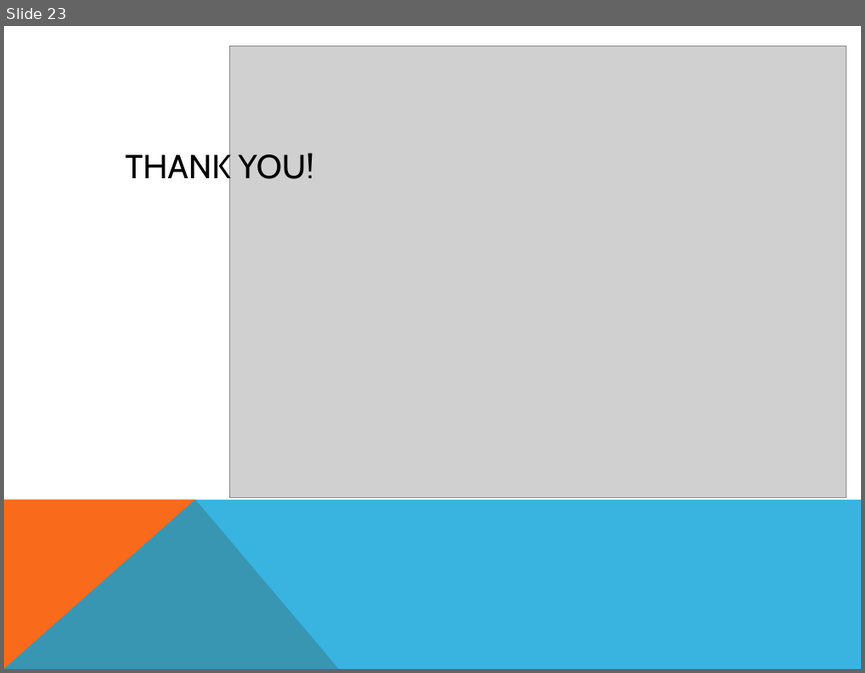
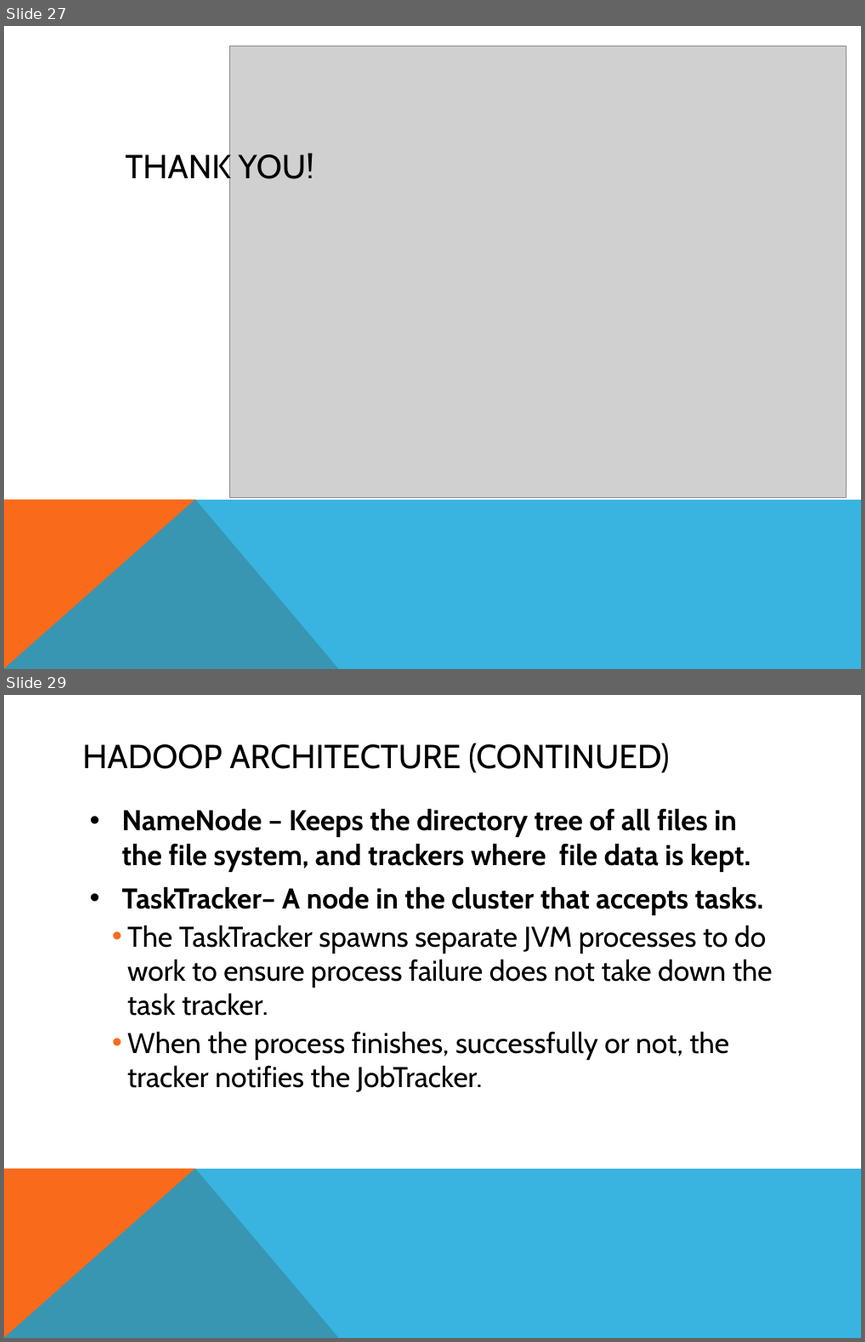
Before and after one commit to smessing/Hog, a slide deck: demo/demo.pptx. Shown one above the other, each under a label of ours: slide 23 before the commit, slides 27 and 29 after it; the slides between them are not shown. The pictures are 865x673 and 865x1342 pixels, drawn with LibreOffice and Linux fonts; fonts in the diff are those of the drawing; grey boxes stand for pictures. Boxes give left, top, right and bottom in pixels: in the first picture for what was removed or moved away, otherwise in the second. Text is boxed around its words. In the diff, an @@ line names an element or a change of style, - is before the commit and + after.

```diff
--- a/demo/demo.pptx
+++ b/demo/demo.pptx
@@ slide 29 added at box(4, 695, 861, 1338), background #FFFFFF; not listed: 2 template elements that a slide beside it also shows @@
@@ title added at box(82, 743, 669, 773), 28 pt, text #000000 @@
+HADOOP ARCHITECTURE (CONTINUED)
@@ text added at box(122, 808, 772, 1092), 24 pt, text #000000 @@
+• NameNode – Keeps the directory tree of all files in the file system, and trackers where file data is kept.
+• TaskTracker– A node in the cluster that accepts tasks.
+    • The TaskTracker spawns separate JVM processes to do work to ensure process failure does not take down the task tracker.
+    • When the process finishes, successfully or not, the tracker notifies the JobTracker.
@@ what was slide 23 is now slide 27 @@
```
Also in this commit, not shown: 1 slide changed, 6 other slides added.
